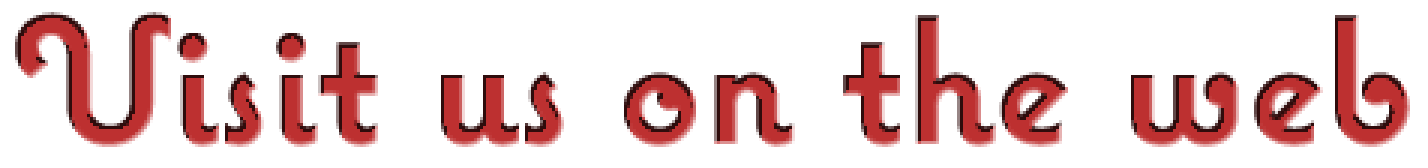
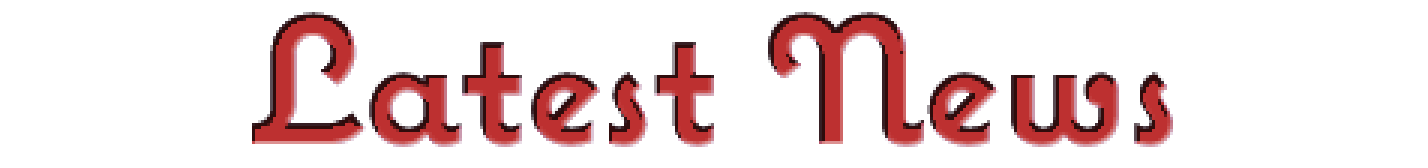
Layered file, before and after one edit (1428 x 168). Changes by layer:
painted on "Visit us on the web selected" over box(15, 12, 1410, 147)
renamed "Visit us on the web" to "Latest News", showed it, painted on it over box(15, 12, 1410, 147)
